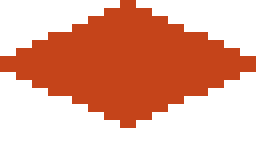
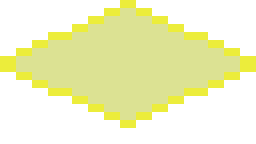
Layers edited between the first and the second (256, 144) image:
added group "zones" with 2 layers above "overlays" over <box>0,0,256,128</box>
added layer "Border Template copy" (67%) in group "zones" over <box>0,0,256,128</box>
added layer "Tile Template copy" (65%) in group "zones" over <box>0,0,256,128</box>
hid group "overlays" (1 layers) over <box>0,0,256,128</box>
